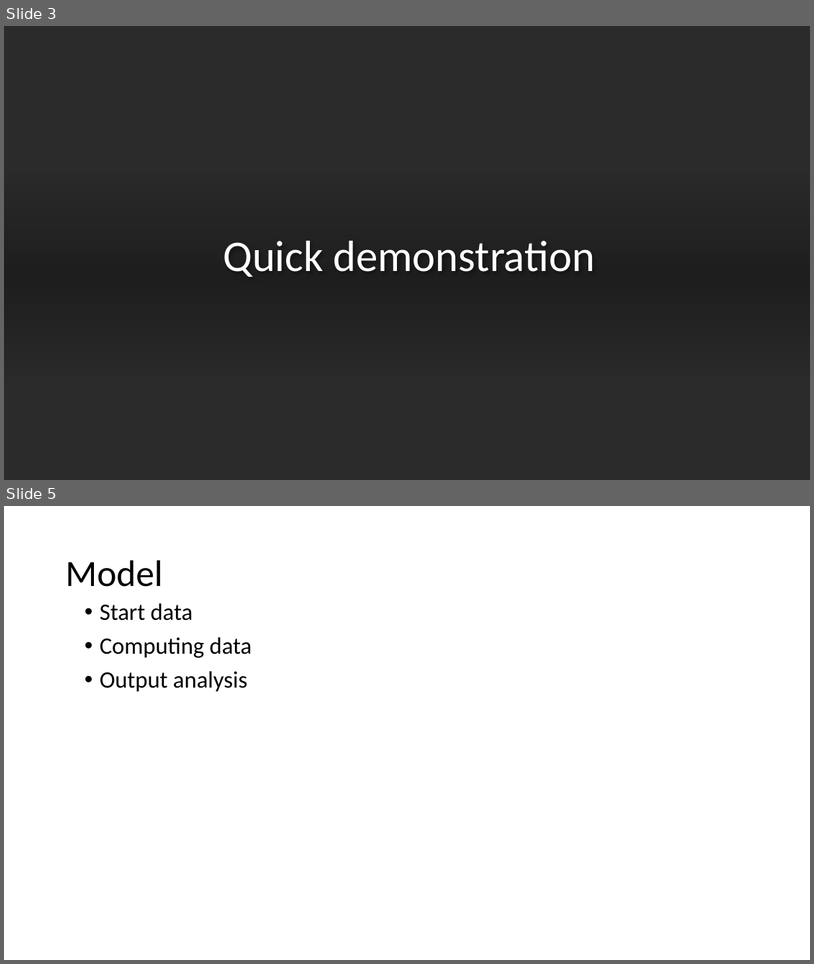
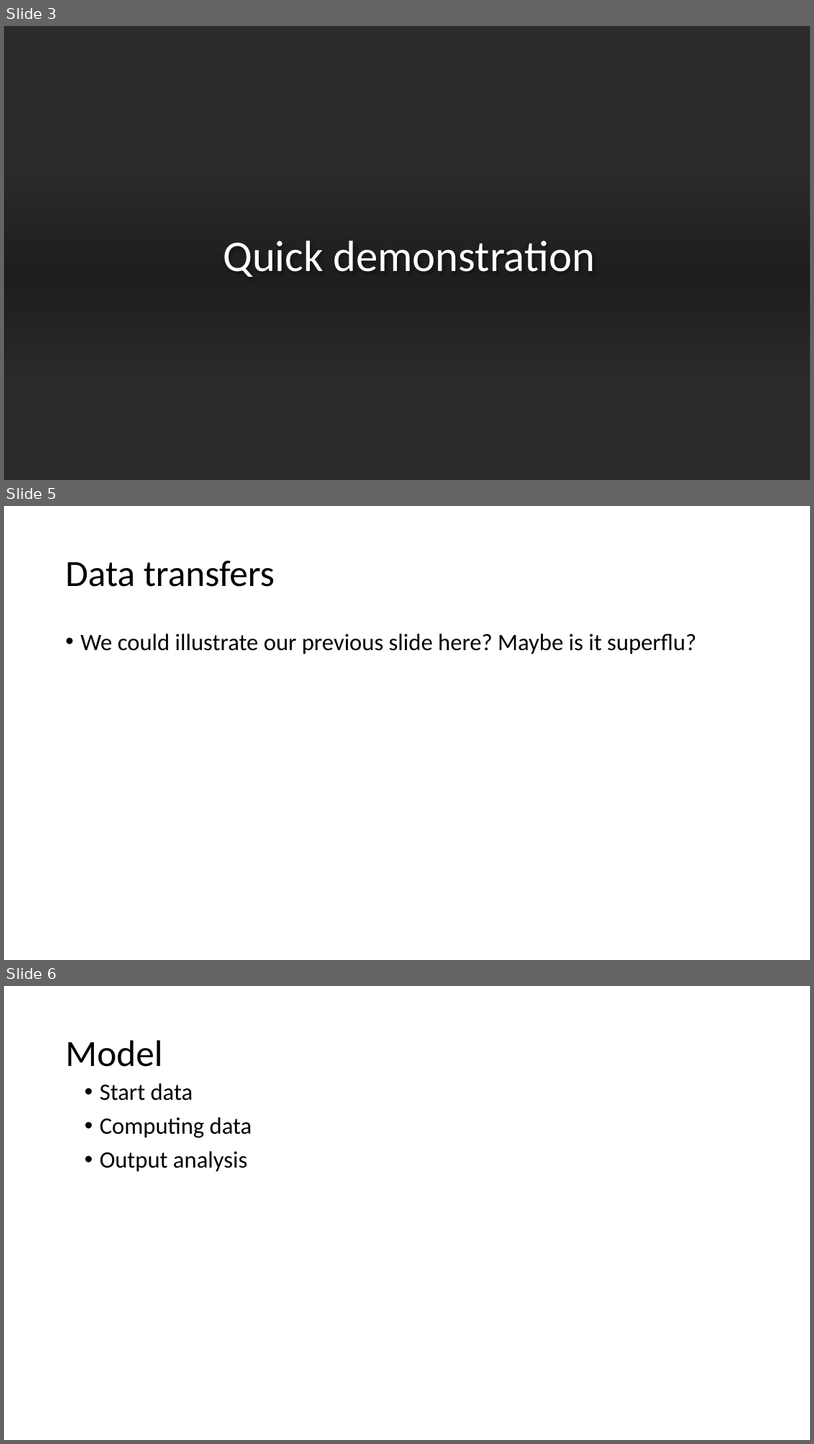
Before and after one commit to Areag0d/Projet-Prog-TRIDEL, a slide deck: Prog presentation.pptx. Shown one above the other, each under a label of ours: slides 3 and 5 before the commit, slides 3, 5 and 6 after it; the slides between them are not shown. The pictures are 814x964 and 814x1444 pixels, drawn with LibreOffice and Linux fonts; fonts in the diff are those of the drawing; background and template pictures are left out; a plain dark background stands for a picture behind light text. Boxes give left, top, right and bottom in pixels: in the first picture for what was removed or moved away, otherwise in the second. Text is boxed around its words. In the diff, an @@ line names an element or a change of style, - is before the commit and + after.

```diff
--- a/Prog presentation.pptx
+++ b/Prog presentation.pptx
@@ slide 5 added at <box>4,506,810,960</box>, background #FFFFFF @@
@@ title added at <box>65,560,275,587</box>, 44 pt, text #000000 @@
+Data transfers
@@ text added at <box>80,633,697,654</box>, 28 pt, text #000000 @@
+• We could illustrate our previous slide here? Maybe is it superflu?
@@ what was slide 5 is now slide 6 @@
```
Also in this commit, not shown: 2 slides changed, 2 other slides added, 2 slides removed, 4 other files.
